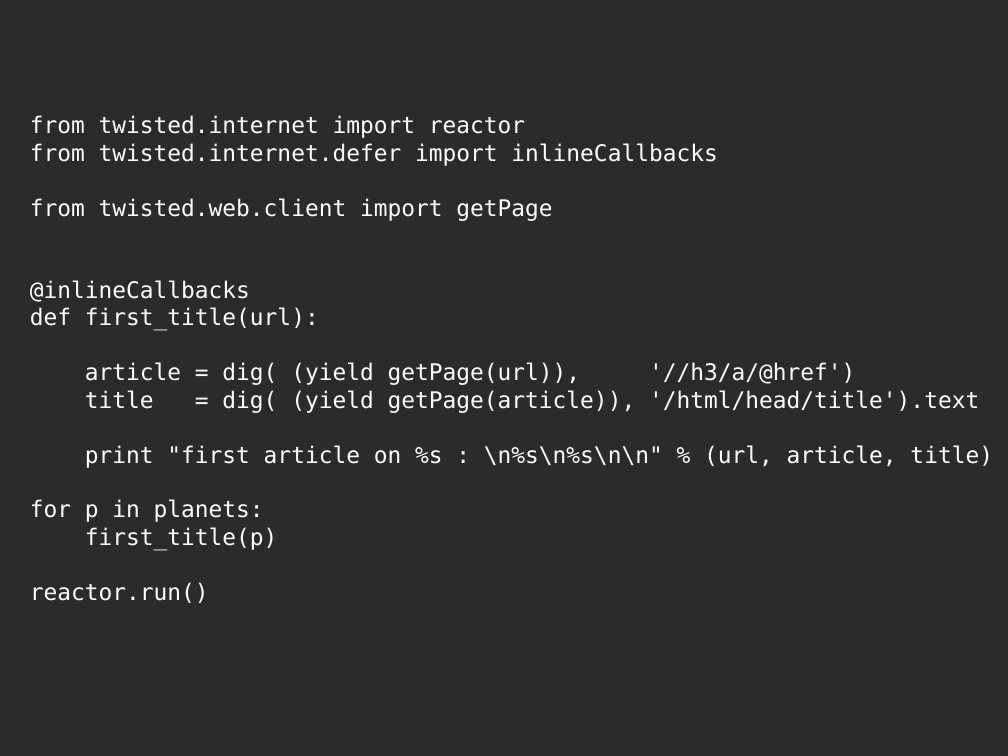
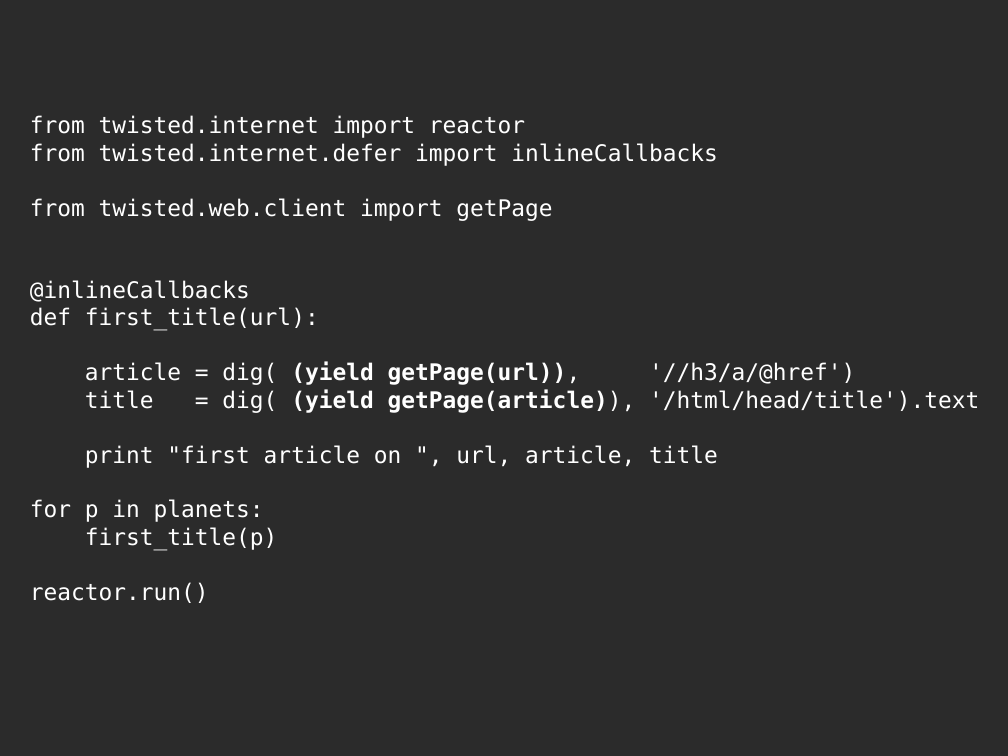
Before and after one commit to jdb/jdb.github.com, a slide deck: slide 8 of imap_idle/pycon-presentation/imap-idle-makingoff.odp. Drawn at 1008x756 pixels with LibreOffice and Linux fonts; fonts in the diff are those of the drawing; background and template pictures are left out; a plain dark background stands for a picture behind light text. Boxes give left, top, right and bottom in pixels: in the first picture for what was removed or moved away, otherwise in the second. Text is boxed around its words. In the diff, an @@ line names an element or a change of style, - is before the commit and + after.

```diff
--- a/imap_idle/pycon-presentation/imap-idle-makingoff.odp
+++ b/imap_idle/pycon-presentation/imap-idle-makingoff.odp
@@ title at (30, 115, 979, 603): text changed @@
-from twisted.internet import reactor
-from twisted.internet.defer import inlineCallbacks
-from twisted.web.client import getPage
-@inlineCallbacks
-def first_title(url):
-article = dig( (yield getPage(url)), '//h3/a/@href')
-title = dig( (yield getPage(article)), '/html/head/title').text
-print "first article on %s : \n%s\n%s\n\n" % (url, article, title)
-for p in planets:
-first_title(p)
-reactor.run()
+from twisted.internet import reactor
+from twisted.internet.defer import inlineCallbacks
+from twisted.web.client import getPage
+@inlineCallbacks
+def first_title(url):
+article = dig( (yield getPage(url)), '//h3/a/@href')
+title = dig( (yield getPage(article)), '/html/head/title').text
+print "first article on ", url, article, title
+for p in planets:
+first_title(p)
+reactor.run()
```
Also in this commit, not shown: 9 other slides changed, 13 slides added, 12 slides removed, 4 other files.
